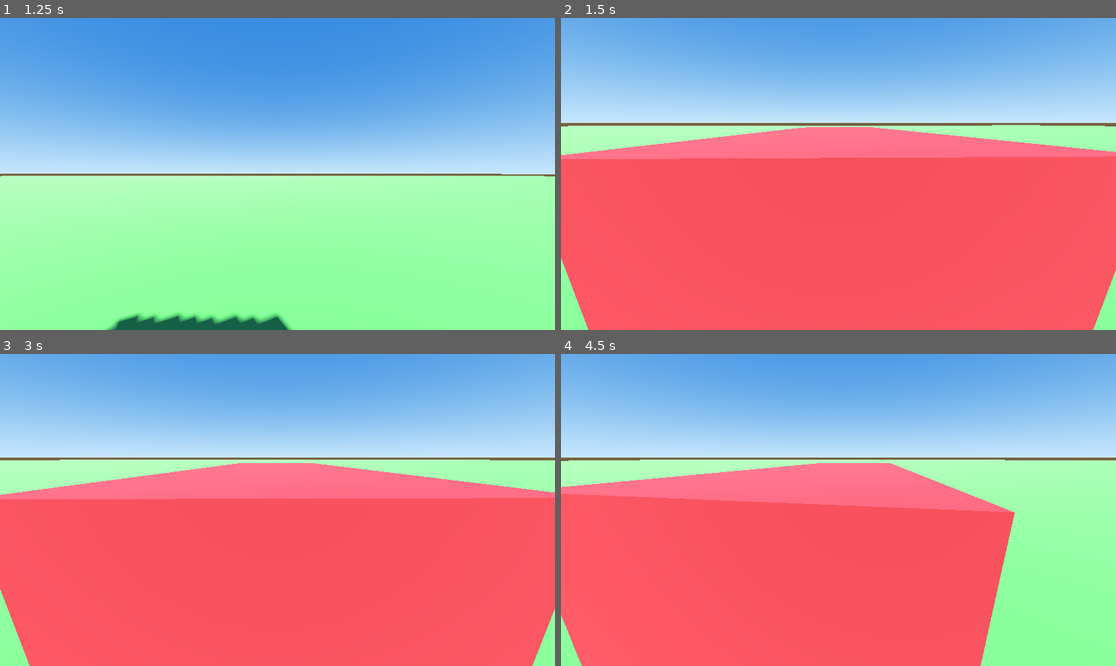
Above: before the commit, frames 1-4 (two rows, left to right).
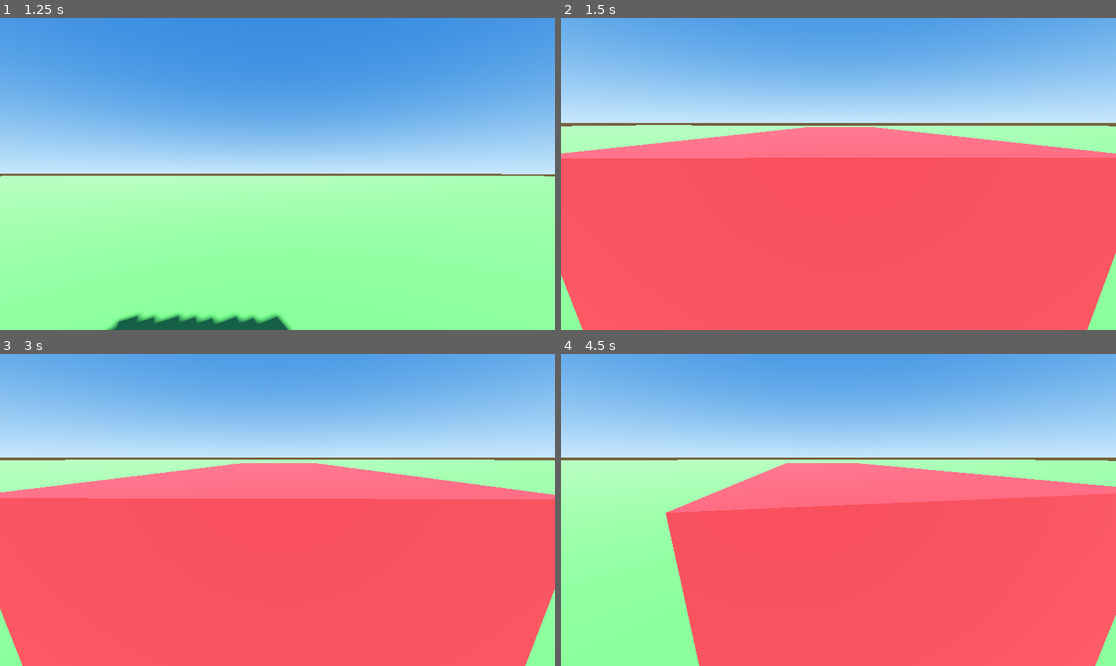
Above: after the commit, the same moments.

Repository: Escape64/truckers-simple
Game: Godot game, scene res://scenes/test_drive.tscn
The game is run twice, just before and just after one commit, with the same random seed, the same clock (stepped at 60 frames per second) and the same inputs.
Inputs:
- Up to frame 1 (1.25 s): hold Right (ui_right) from 0.53 s (still down); tap F (camera_toggle) at 0.6 s
- Up to frame 2 (1.5 s): release Right (ui_right) at 1.28 s; hold Down (ui_down) from 1.28 s (still down); tap F (camera_toggle) at 1.35 s
- Up to frame 3 (3 s): release Down (ui_down) at 2.03 s; hold Right (ui_right) 2.03-2.78 s; tap F (camera_toggle) at 2.1, 2.85 s; hold Up (ui_up) from 2.78 s (still down)
- Up to frame 4 (4.5 s): release Up (ui_up) at 3.53 s; hold Left (ui_left) from 3.53 s (still down); tap F (camera_toggle) at 3.6, 4.35 s

Frame 1 is identical in both runs. In frame 2, 0.9% of the frame differs, in the area x 0-100%, y 34-100%; in frame 3, 1.1%; in frame 4, 28%, in the area x 0-100%, y 33-100%.

Commit message:
Fix: инвертирован боковой сдвиг камеры
Камера теперь уходит вправо при правом повороте —
визуально совпадает с направлением руля.

Co-Authored-By: Claude Sonnet 4.6 <noreply@anthropic.com>

Diff:
--- a/scripts/camera/camera_controller.gd
+++ b/scripts/camera/camera_controller.gd
@@ -37,7 +37,7 @@
 		# Боковой сдвиг при повороте: виден борт сразу без долгого ожидания
 		var truck_body := target as VehicleBody3D
 		var steer := truck_body.steering if truck_body else 0.0
-		var side_offset := Vector3(-steer * look_ahead_strength, 0.0, 0.0)
+		var side_offset := Vector3(steer * look_ahead_strength, 0.0, 0.0)
 
 		var desired = target.global_position + camera_basis * (tp_offset + side_offset)
 		global_position = global_position.lerp(desired, position_speed * delta)
